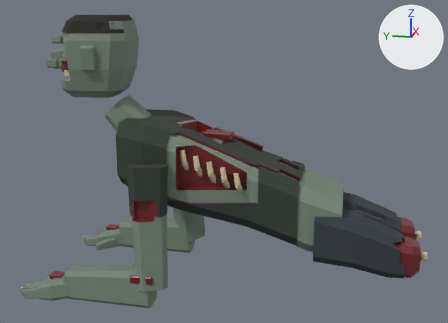
An edit to the glTF model assets/models/characters/crawler_original/crawler.glb, drawn before and after from the same camera.
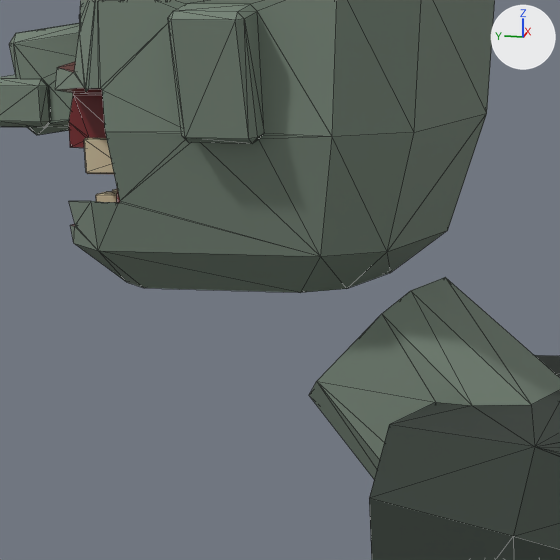
There are two pictures of each version: one whole from a camera (50 mm lens) standing at (-2.039, -0.035, 0.948) and looking at (-0.008, 0.371, 0.44), one close up on the part from 11% to 34% of the width and 14% to 45% of the height. Lighting does not change. The marker at upper right points along +X, +Y and +Z. The first two pictures are the older version. The close-ups show mesh edges as thin lines. Where no turn or scale is listed for an object, it has been applied to the vertices. Vertices at exactly the same position are counted once.

In view in the first close-up: 'Head', 'Torso'.
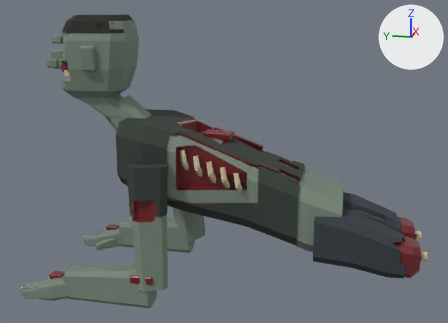
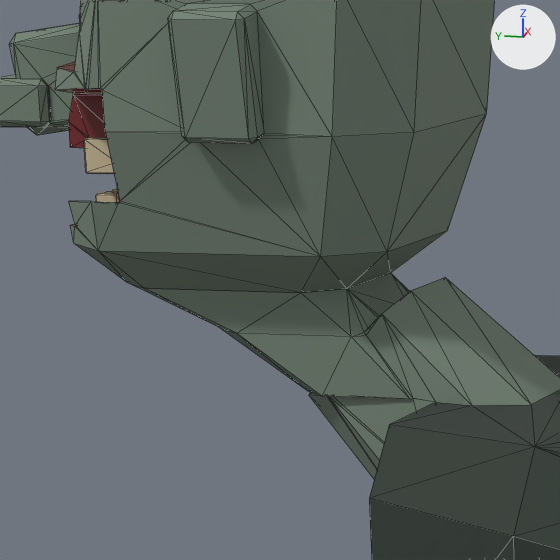
Location of each change, [x1, y1, x2, y2] in pixels of the close-ups (560 x 560 px):
'Torso', reshaped
    before: [309, 277, 560, 560]
    after: [129, 273, 560, 560]
part 1 of me_torso, built on
    before: [309, 314, 435, 479]
    after: [129, 273, 435, 479]

What the commit changed:
me_torso is used by ob_torso; location (0.0, 0.0, 0.0).
me_torso had 699 vertices, 1394 faces and spanned x -0.207..0.207, y -0.035..0.787, z 0.157..0.654.
me_torso now has 742 vertices, 1480 faces and spans x -0.207..0.207, y -0.035..0.902, z 0.157..0.655.
Part 1, on me_torso:
2 vertices are removed from x -0.049..0.049, y 0.774, z 0.598.
14 faces are deleted.
45 vertices are added at x -0.06..0.06, y 0.71..0.902, z 0.59..0.655.
100 new faces join them, mat_skin_rot.
